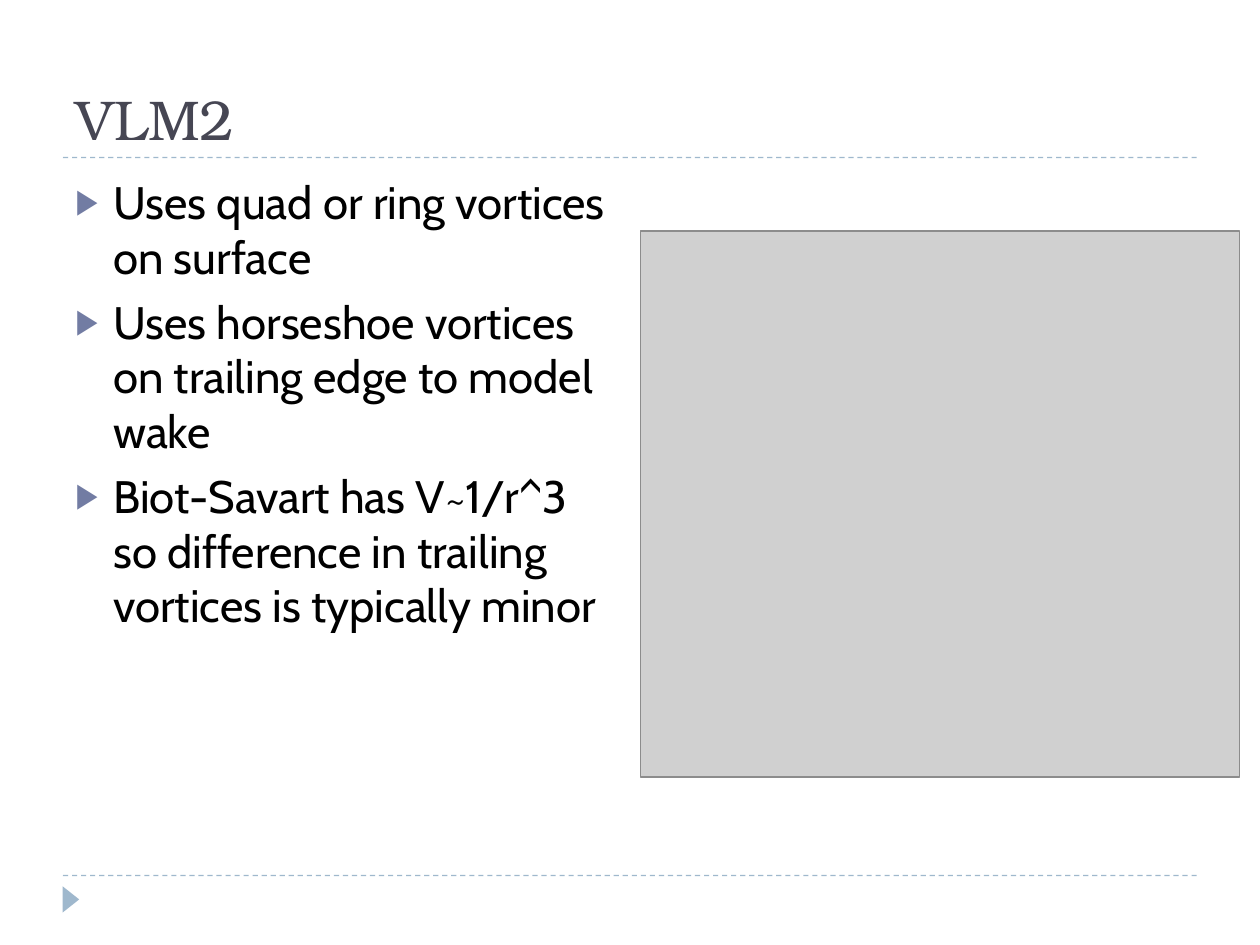
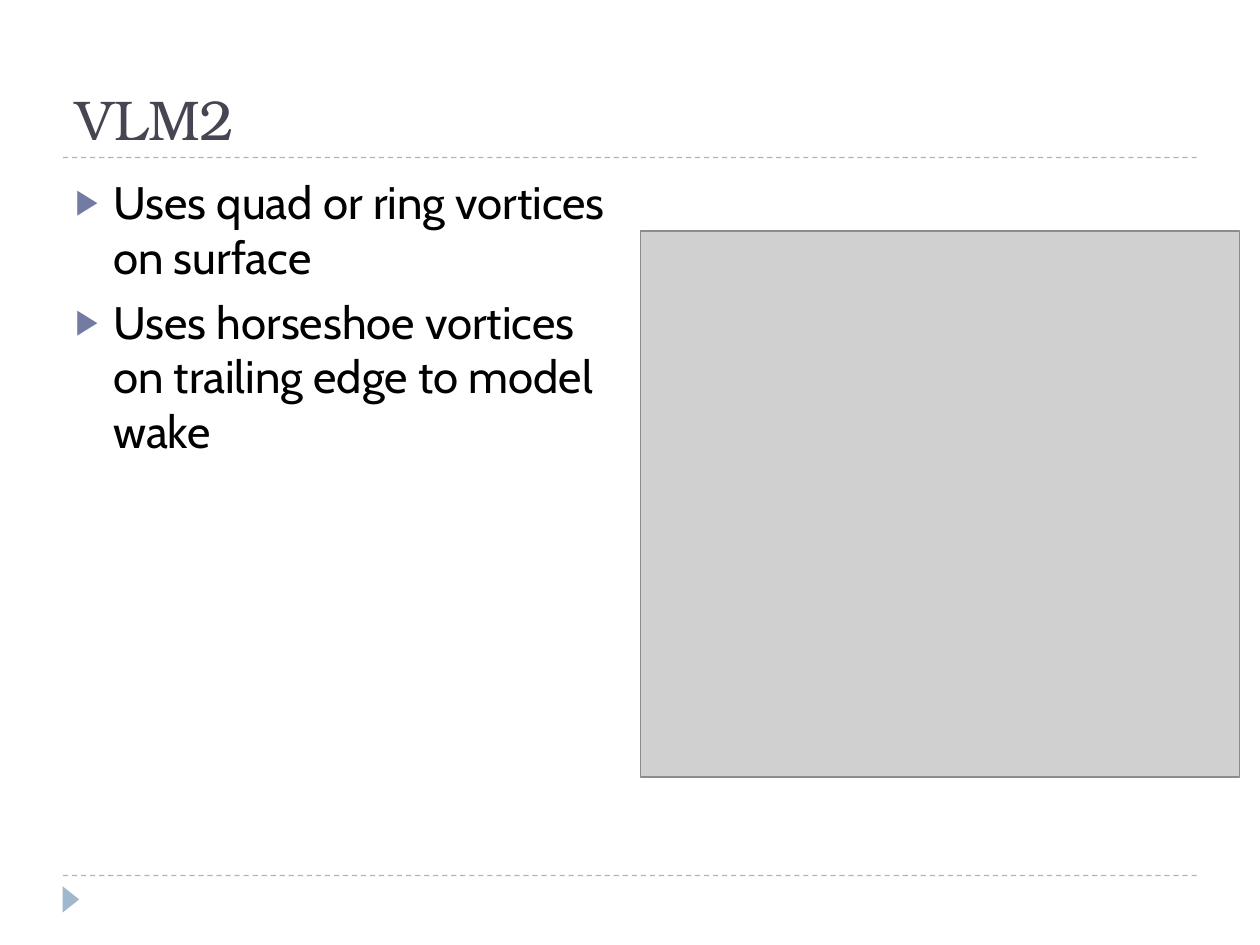
Before and after one commit to colinparker/Pterosaur, a slide deck: slide 12 of XFLR5 Methods and Their Application in.pptx (slide 10 before the commit). Drawn at 1260x945 pixels with LibreOffice and Linux fonts; fonts in the diff are those of the drawing; grey boxes stand for pictures. Boxes give left, top, right and bottom in pixels: in the first picture for what was removed or moved away, otherwise in the second. Text is boxed around its words. In the diff, an @@ line names an element or a change of style, - is before the commit and + after.

```diff
--- a/XFLR5 Methods and Their Application in.pptx
+++ b/XFLR5 Methods and Their Application in.pptx
@@ text at [113,478,596,633]: paragraph removed @@
-▶ Biot-Savart has V~1/r^3 so difference in trailing vortices is typically minor
```
Also in this commit, not shown: 4 other slides changed, 1 slide added, 3 other files.
